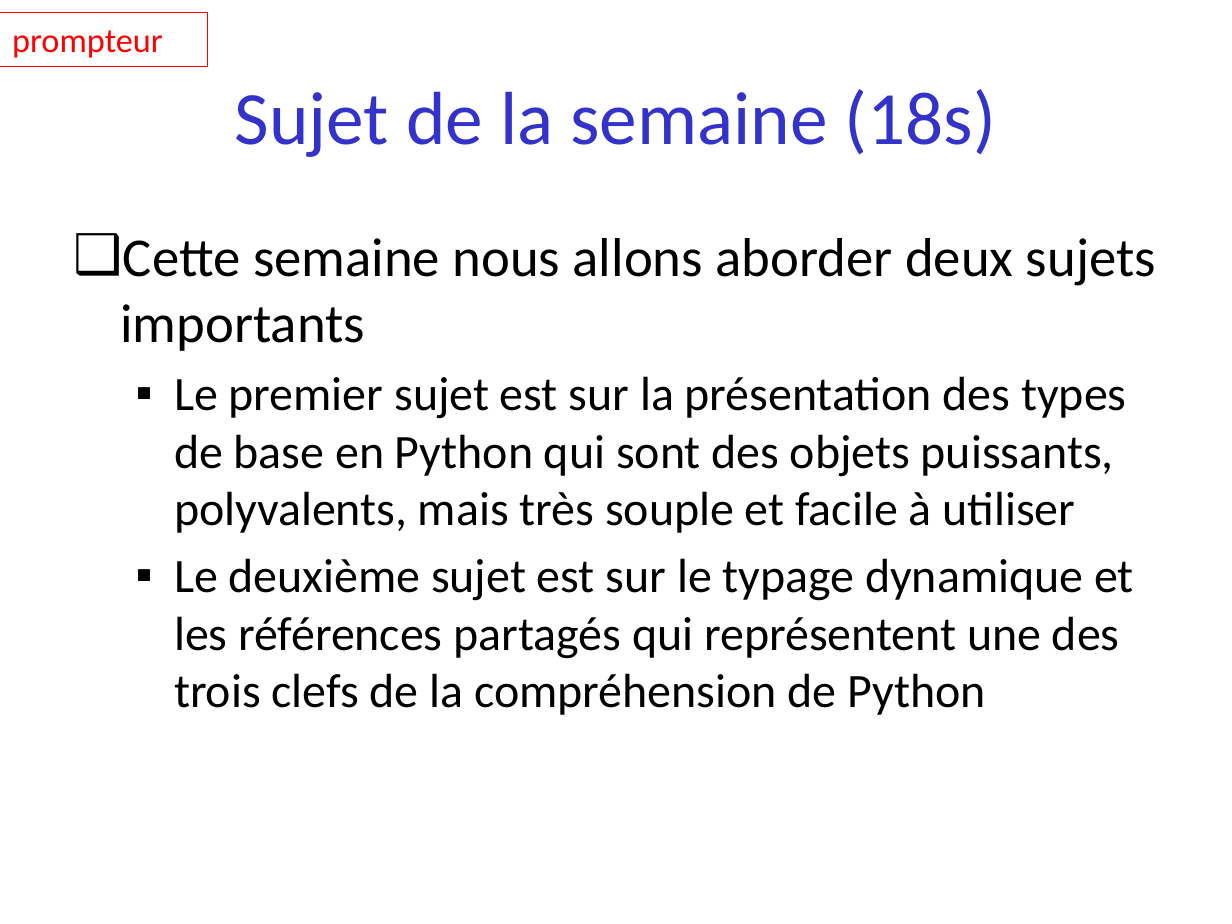
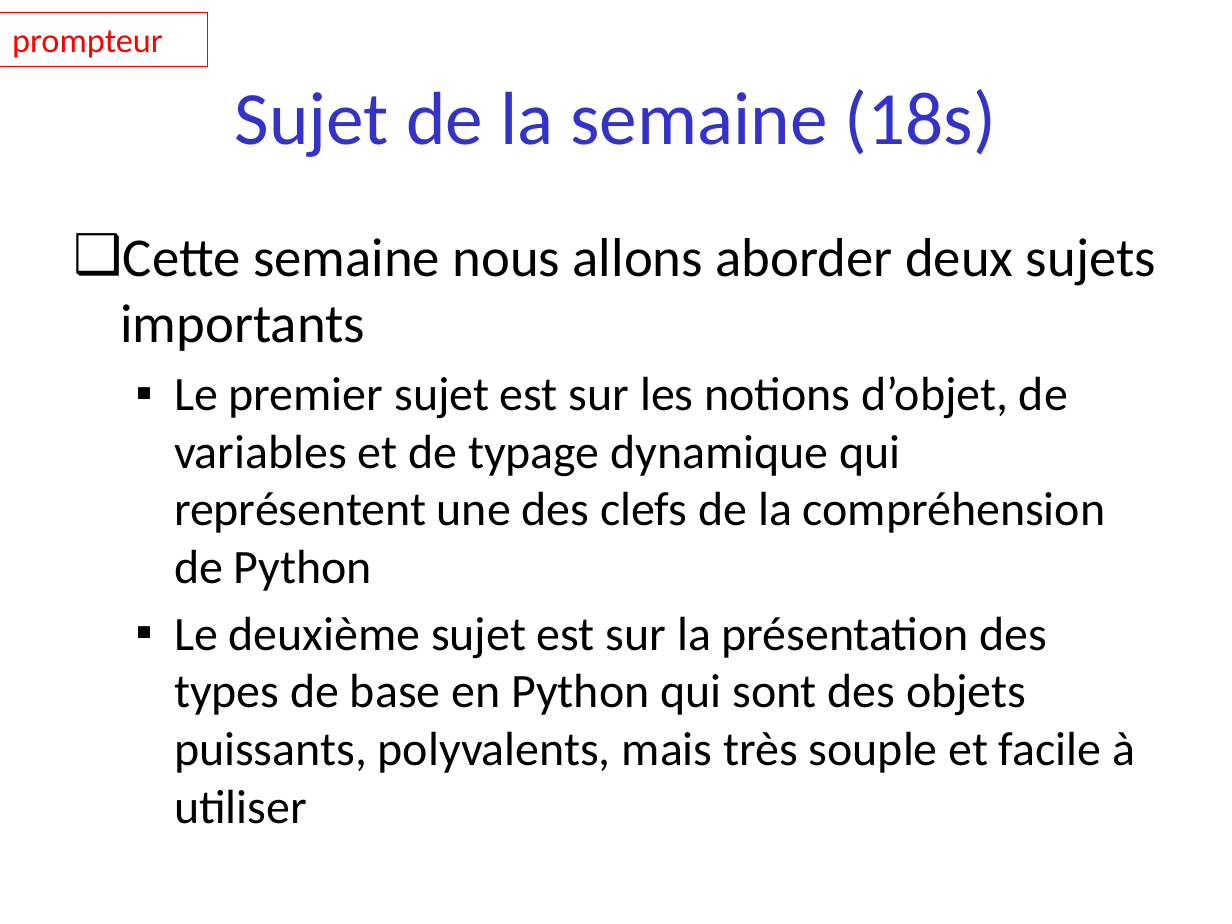
Before and after one commit to parmentelat/flotpython-archive, a slide deck: slide 1 of semaine2/semaine2-0.pptx. Drawn at 1232x924 pixels with LibreOffice and Linux fonts; fonts in the diff are those of the drawing. Boxes give left, top, right and bottom in pixels: in the first picture for what was removed or moved away, otherwise in the second. Text is boxed around its words. In the diff, an @@ line names an element or a change of style, - is before the commit and + after.

Commit message:
J'ai supprimé de la semaine 0 toutes référence à if, for, fonctions et modules. C'est beaucoup trop compliqué pour la première semaine. Il faut introduire pleins de notions à la fois (bloc d'instruction, indentation, expression évaluant à un booléen, etc.) c'est beaucoup trop, je n'ai pas réussi à présenter ça de manière claire aussi tôt. À la place, je vais introduire ces notions entre la présentation des types de base.

```diff
--- a/semaine2/semaine2-0.pptx
+++ b/semaine2/semaine2-0.pptx
@@ text at [174,376,1135,824]: text changed @@
-  ▪ Le premier sujet est sur la présentation des types de base en Python qui sont des objets puissants, polyvalents, mais très souple et facile à utiliser
-  ▪ Le deuxième sujet est sur le typage dynamique et les références partagés qui représentent une des trois clefs de la compréhension de Python
+  ▪ Le premier sujet est sur les notions d’objet, de variables et de typage dynamique qui représentent une des clefs de la compréhension de Python
+  ▪ Le deuxième sujet est sur la présentation des types de base en Python qui sont des objets puissants, polyvalents, mais très souple et facile à utiliser
```
Also in this commit, not shown: 4 other slides changed, 2 slides added, 2 slides removed.
